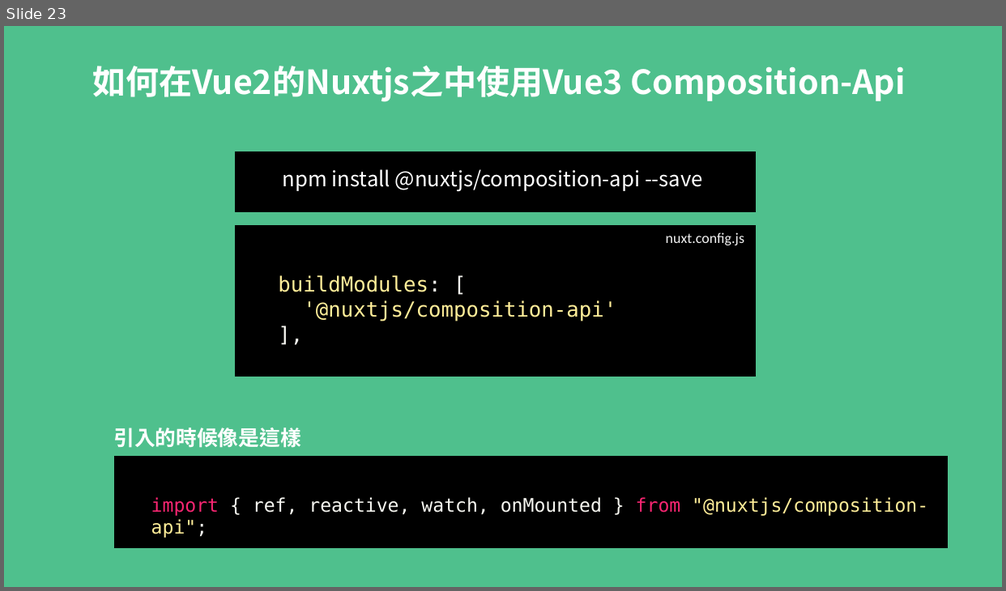
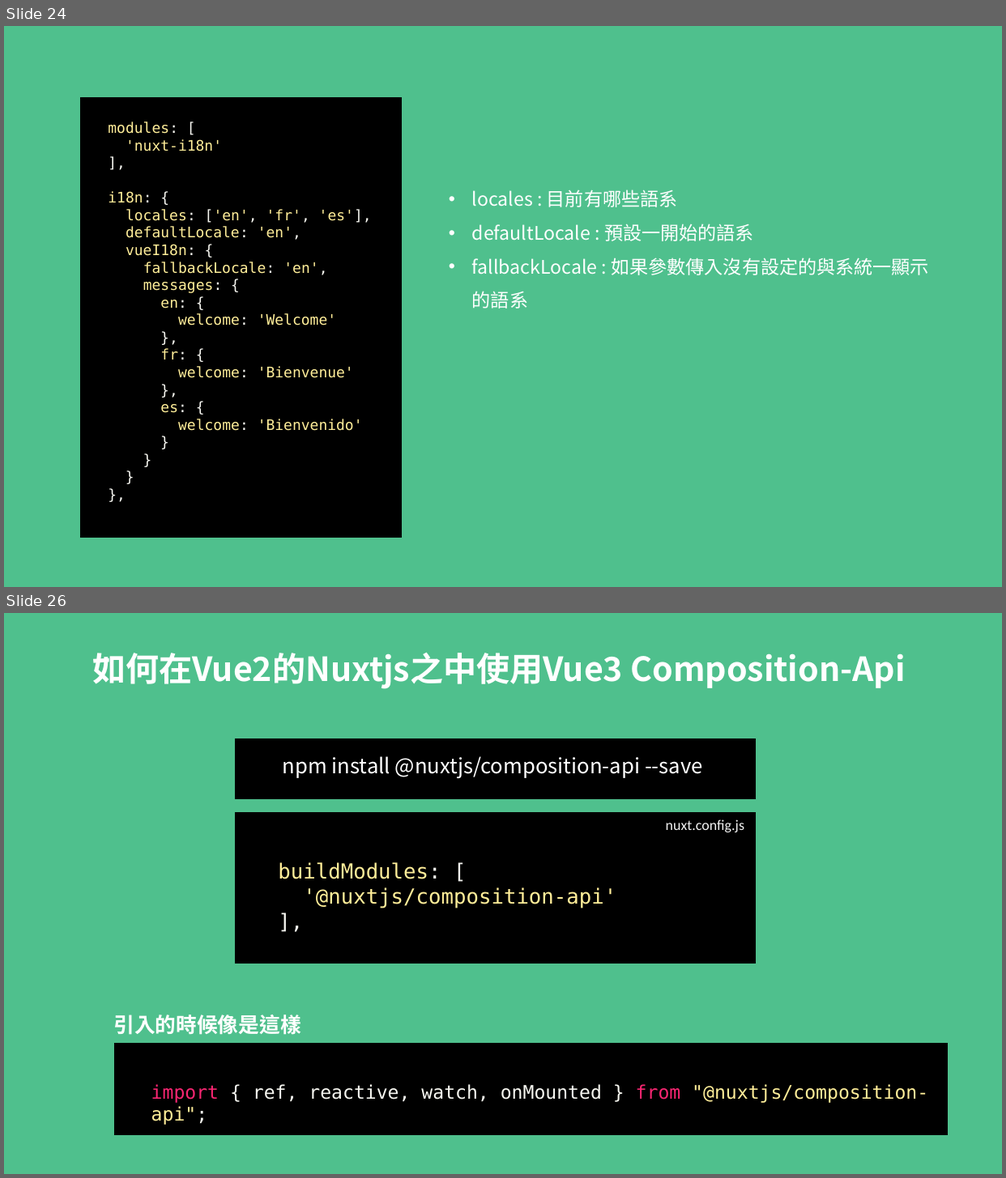
Before and after one commit to MikeOnlineCourse/Vue3_Course_Nuxt_Example, a slide deck: nuxt.pptx. Shown one above the other, each under a label of ours: slide 23 before the commit, slides 24 and 26 after it; the slides between them are not shown. The pictures are 1006x591 and 1006x1178 pixels, drawn with LibreOffice and Linux fonts; fonts in the diff are those of the drawing. Boxes give left, top, right and bottom in pixels: in the first picture for what was removed or moved away, otherwise in the second. Text is boxed around its words. In the diff, an @@ line names an element or a change of style, - is before the commit and + after.

```diff
--- a/nuxt.pptx
+++ b/nuxt.pptx
@@ slide 24 added at [4,26,1002,587], background #4FC08D @@
@@ rectangle added at [80,98,402,537], fill #000000, outline #000000 1 pt @@
@@ text added at [108,122,372,431], 14 pt, text #FFEE99 @@
+modules: [
+'nuxt-i18n'
+],
+i18n: {
+locales: ['en', 'fr', 'es'],
+defaultLocale: 'en',
+vueI18n: {
+fallbackLocale: 'en',
+messages: {
+en: {
+welcome: 'Welcome'
+},
+fr: {
+welcome: 'Bienvenue'
+},
+es: {
+welcome: 'Bienvenido'
+}
+}
+}
+},
@@ text added at [472,190,929,309], 18 pt, text #FFFFFF @@
+• locales : 目前有哪些語系
+• defaultLocale : 預設一開始的語系
+• fallbackLocale : 如果參數傳入沒有設定的與系統一顯示的語系
@@ what was slide 23 is now slide 26 @@
```
Also in this commit, not shown: 2 other slides added.
